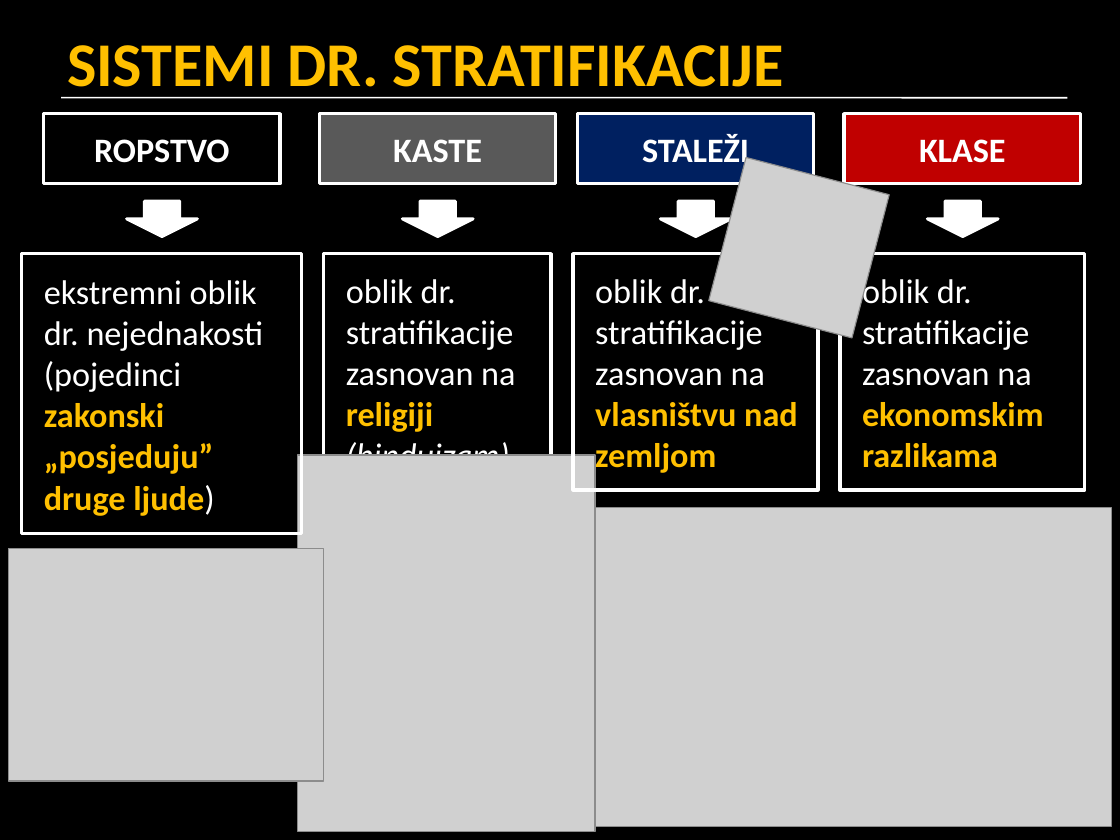
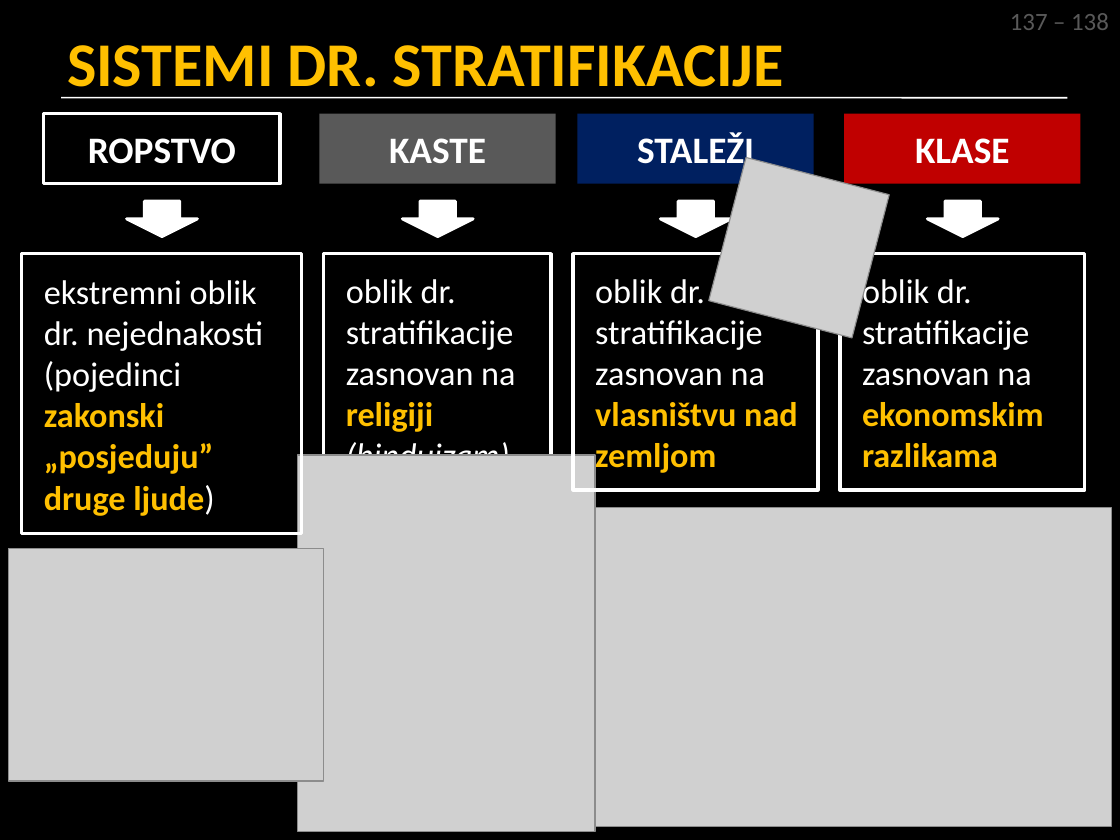
Before and after one commit to srednja-skola/sociologija, a slide deck: slide 13 of data/pptx/007_dr_nejednakosti_i_stratifikacija.pptx. Drawn at 1120x840 pixels with LibreOffice and Linux fonts; fonts in the diff are those of the drawing; grey boxes stand for pictures. Boxes give left, top, right and bottom in pixels: in the first picture for what was removed or moved away, otherwise in the second. Text is boxed around its words. In the diff, an @@ line names an element or a change of style, - is before the commit and + after.

```diff
--- a/data/pptx/007_dr_nejednakosti_i_stratifikacija.pptx
+++ b/data/pptx/007_dr_nejednakosti_i_stratifikacija.pptx
@@ text added at [1010, 13, 1109, 30], 16 pt, text #595959 @@
+137 – 138
@@ rectangle "ROPSTVO" at [44, 114, 280, 184]: size 22 to 24 pt @@
@@ size 22 to 24 pt; outline #FFFFFF 2.25 pt to none in 3 elements at [319, 114, 556, 184], [844, 114, 1081, 184], [578, 114, 814, 184] @@
```
Also in this commit, not shown: 24 other slides changed.
